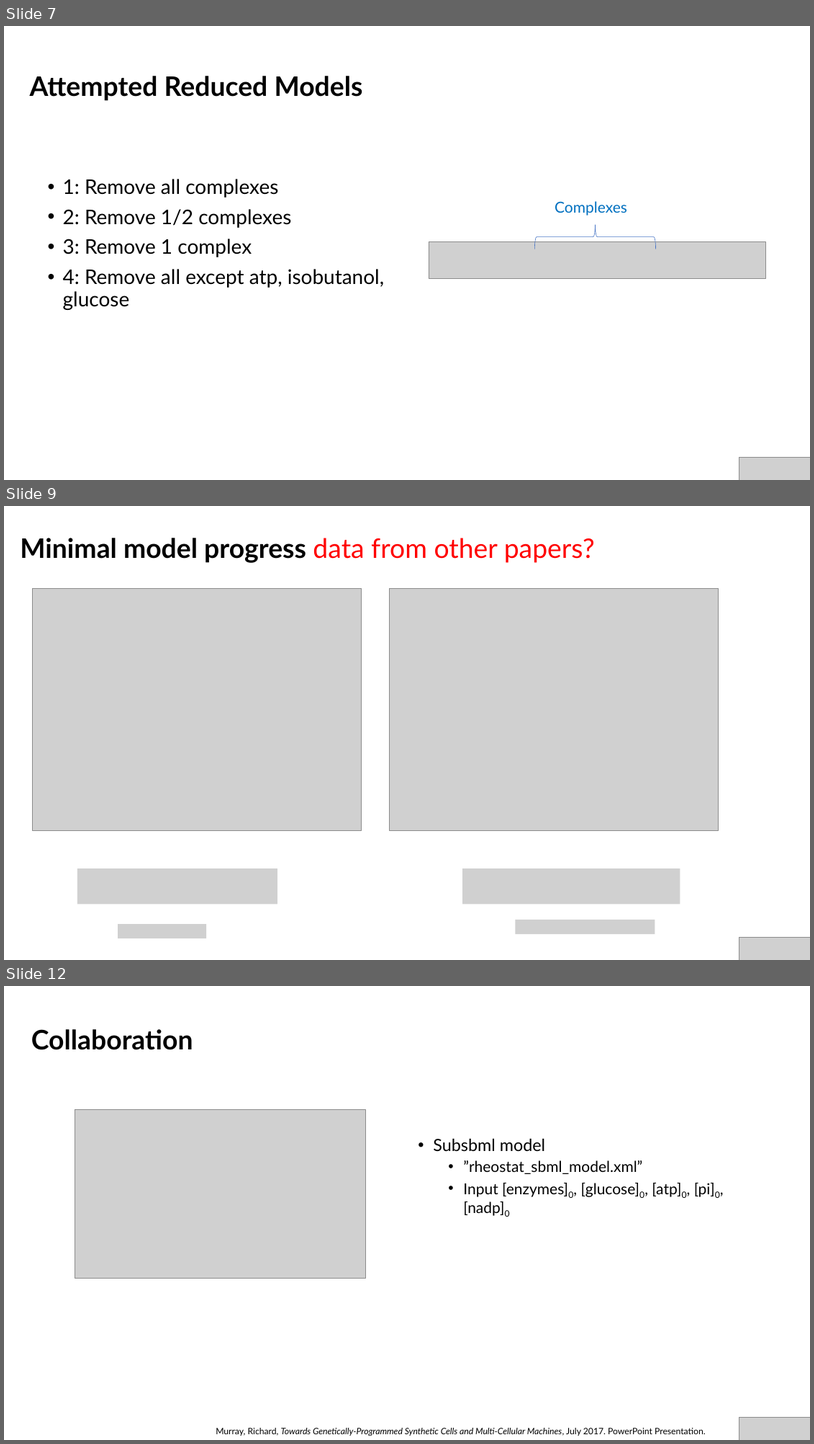
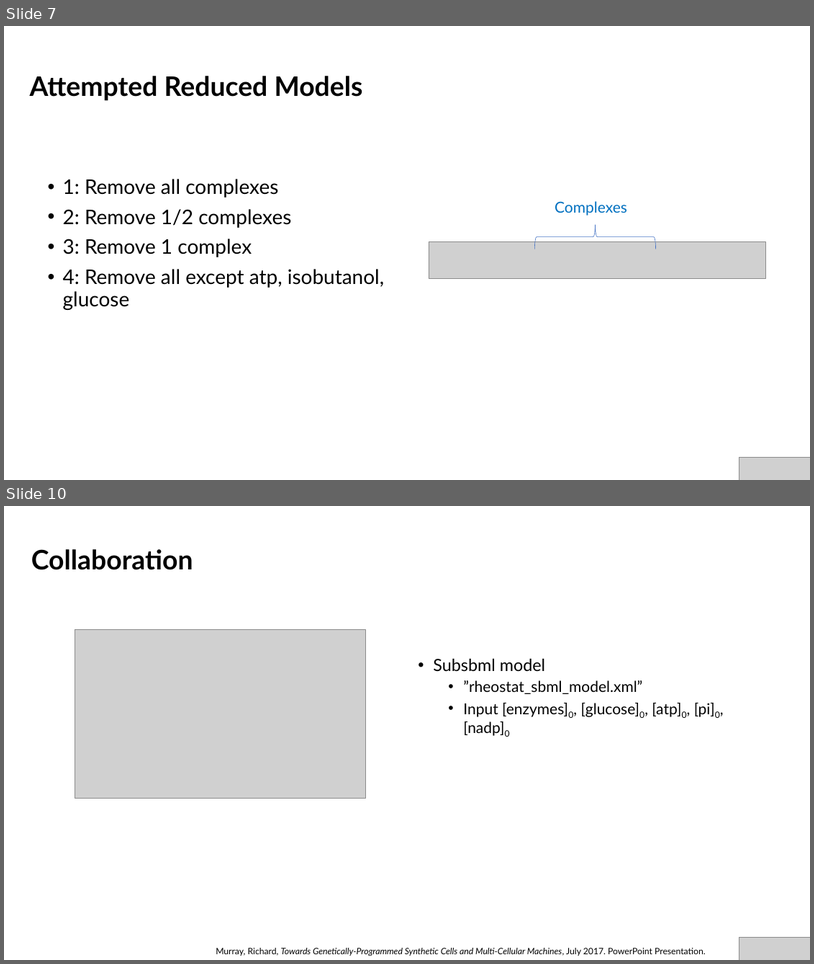
Before and after one commit to AnkitaRoychoudhury/ug_murray, a slide deck: miscellaneous/presentations/20200715_syncell_mtg.pptx. Shown one above the other, each under a label of ours: slides 7, 9 and 12 before the commit, slides 7 and 10 after it; the slides between them are not shown. The pictures are 814x1444 and 814x964 pixels, drawn with LibreOffice and Linux fonts; fonts in the diff are those of the drawing; grey boxes stand for pictures. Boxes give left, top, right and bottom in pixels: in the first picture for what was removed or moved away, otherwise in the second. Text is boxed around its words. In the diff, an @@ line names an element or a change of style, - is before the commit and + after.

```diff
--- a/miscellaneous/presentations/20200715_syncell_mtg.pptx
+++ b/miscellaneous/presentations/20200715_syncell_mtg.pptx
@@ slide 9 removed at (4, 506, 810, 960), background #FFFFFF @@
@@ title removed at (20, 538, 595, 563) @@
-Minimal model progress data from other papers?
@@ picture removed at (33, 588, 362, 830) @@
@@ picture removed at (390, 588, 719, 830) @@
@@ picture removed at (198, 676, 260, 690) @@
@@ picture removed at (555, 676, 621, 690) @@
@@ picture removed at (77, 868, 278, 904) @@
@@ picture removed at (463, 868, 681, 904) @@
@@ picture removed at (118, 924, 206, 939) @@
@@ picture removed at (516, 919, 656, 934) @@
@@ picture removed at (740, 937, 810, 960) @@
@@ what was slide 12 is now slide 10 @@
```
Also in this commit, not shown: 5 slides changed, 1 slide added, 1 other slide removed, 11 other files.
